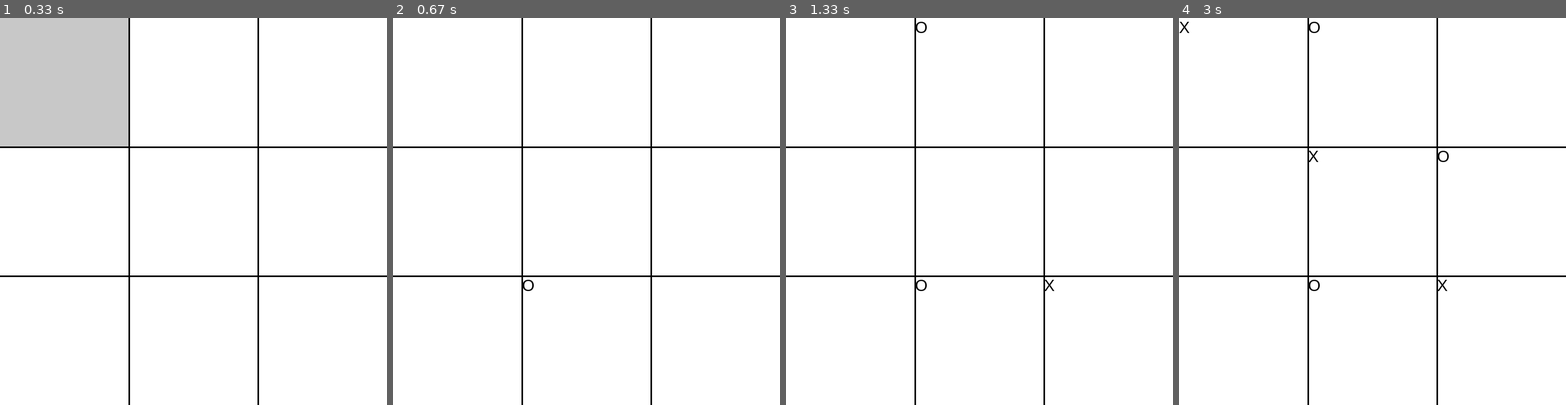
Above: before the commit, frames 1-4 (left to right).
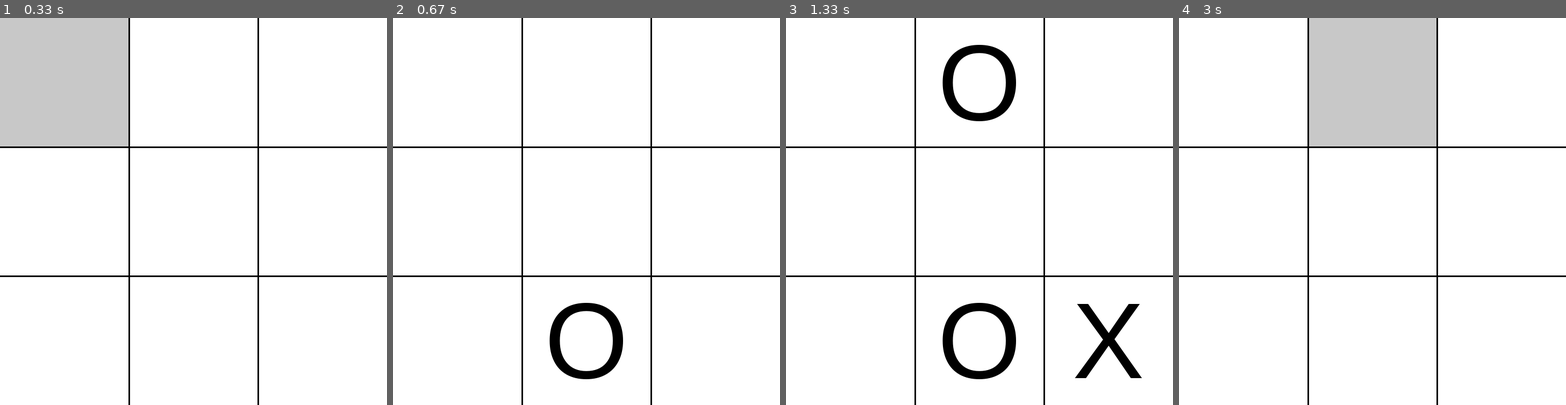
Above: after the commit, the same moments.

Repository: bridgerrholt/pygame-tic-tac-toe
Game: pygame game, started from main.py
Two runs of this game, one before a commit and one after it. Both use one fixed random seed, a clock stepped at 60 frames per second and the inputs below. The source is Python 2; it was converted automatically to run under Python 3.
Inputs (mouse positions are in pixels of both pictures, inside the frame that each line leads up to):
- Up to frame 1 (0.33 s): no input
- Up to frame 2 (0.67 s): press the mouse at (493, 215) at 0.37 s; move the mouse to (559, 257) at 0.47 s; release the mouse at (625, 296) at 0.6 s
- Up to frame 3 (1.33 s): click (1122, 346) at 0.72 s; click (987, 79) at 1.05 s
- Up to frame 4 (3 s): click (1372, 257) at 1.38 s; click (1449, 180) at 1.72 s; click (1225, 126) at 2.08 s; click (1507, 288) at 2.55 s; click (1415, 99) at 2.88 s

Frame 1 is identical in both runs. In frame 2, 1.4% of the frame differs, in the area x 33-60%, y 67-94%; in frame 3, 3.9%; in frame 4, 11%, in the area x 0-70%, y 0-71%.

Commit message:
Full functionality

Diff:
--- a/game_board.py
+++ b/game_board.py
@@ -32,7 +32,12 @@
 		self.playerFirst = 1
 		self.playerTurn = self.playerFirst
 
-		self.font = pygame.font.SysFont("arial", 30)
+		self.font = pygame.font.SysFont("arial", 200)
+		self.winFont = pygame.font.SysFont("arial", 100)
+
+		self.screen = 0
+		self.over = False
+		self.winner = 0
 
 
 
@@ -55,40 +60,79 @@
 
 
 	def update(self):
-		mouseX, mouseY = self.eventHandler.mouse.x, self.eventHandler.mouse.y
-
-		if (mouseX >= self.x and mouseX <= self.linePositions[0][2]) or \
-		   (mouseY >= self.y and mouseY <= self.linePositions[1][2]):
-			tileX, tileY = 0, 0
-
-			if mouseY < self.linePositions[1][0]:
-				tileY = 0
-			elif mouseY < self.linePositions[1][1]:
-				tileY = 1
+		if self.screen == 0:
+			mouseX, mouseY = self.eventHandler.mouse.x, self.eventHandler.mouse.y
+
+			if (mouseX >= self.x and mouseX <= self.linePositions[0][2]) or \
+			   (mouseY >= self.y and mouseY <= self.linePositions[1][2]):
+				tileX, tileY = 0, 0
+
+				if mouseY < self.linePositions[1][0]:
+					tileY = 0
+				elif mouseY < self.linePositions[1][1]:
+					tileY = 1
+				else:
+					tileY = 2
+
+				if mouseX < self.linePositions[0][0]:
+					tileX = 0
+				elif mouseX < self.linePositions[0][1]:
+					tileX = 1
+				else:
+					tileX = 2
+
+				self.squareHover = (True, (tileY, tileX))
+
 			else:
-				tileY = 2
-
-			if mouseX < self.linePositions[0][0]:
-				tileX = 0
-			elif mouseX < self.linePositions[0][1]:
-				tileX = 1
-			else:
-				tileX = 2
-
-			self.squareHover = (True, (tileY, tileX))
-
+				self.squareHover = (False, (0, 0))
+
+			if self.squareHover[0] and self.eventHandler.mouse.left.release:
+				if self.squares[self.squareHover[1][0]][self.squareHover[1][1]] == 0:
+					self.squares[self.squareHover[1][0]][self.squareHover[1][1]] = self.playerTurn
+
+					self.checkWin()
+					if self.over:
+						self.screen = 1
+						print "ay"
+
+					if self.playerTurn == 1:
+						self.playerTurn = 2
+					else:
+						self.playerTurn = 1
 		else:
-			self.squareHover = (False, (0, 0))
-
-		if self.squareHover[0] and self.eventHandler.mouse.left.release:
-			if self.squares[self.squareHover[1][0]][self.squareHover[1][1]] == 0:
-				self.squares[self.squareHover[1][0]][self.squareHover[1][1]] = self.playerTurn
-
-				if self.playerTurn == 1:
-					self.playerTurn = 2
-				else:
-					self.playerTurn = 1
-
+			if self.eventHandler.mouse.left.release:
+				if self.screen == 1:
+					self.over = False
+					self.winner = 0
+					self.squareHover = (False, (0, 0))
+					self.playerTurn = self.playerFirst
+					for i in range(len(self.squares)):
+						for j in range(len(self.squares[i])):
+							self.squares[i][j] = 0
+					self.screen = 2
+				else:
+					self.screen = 0
+
+	def checkWin(self):
+		for i in range(1, 3):
+			for j in range(0, 3):
+				if self.squares[j][0] == i and self.squares[j][1] == i and self.squares[j][2] == i:
+					self.over = True
+					self.winner = i
+					break
+				elif self.squares[0][j] == i and self.squares[1][j] == i and self.squares[2][j] == i:
+					self.over = True
+					self.winner = i
+					break
+
+			if self.over:
+				break
+
+			if (self.squares[0][0] == i and self.squares[1][1] == i and self.squares[2][2] == i) or \
+			   (self.squares[2][0] == i and self.squares[1][1] == i and self.squares[0][2] == i):
+				self.over = True
+				self.winner = i
+				break
 
 
 	def drawSquares(self):
@@ -111,16 +155,22 @@
 				pygame.draw.rect(self.mainSurface, color, rect)
 
 				if square != 0:
-					if square == self.playerFirst:
-						toBlit = self.font.render("O", True, self.lineColor)
-					else:
-						toBlit = self.font.render("X", True, self.lineColor)
-					self.mainSurface.blit(toBlit, rect)
+					self.drawMarker(square, (rect.x, rect.y))
 
 				x += 1
 
 			y += 1
 			x  = 0
+
+	def drawMarker(self, square, pos):
+		if square == self.playerFirst:
+			toBlit = self.font.render("O", True, self.lineColor)
+		else:
+			toBlit = self.font.render("X", True, self.lineColor)
+		pos = (
+			pos[0] + self.squareSideLength/2.0 - toBlit.get_width()/2.0,
+			pos[1] + self.squareSideLength/2.0 - toBlit.get_height()/2.0)
+		self.mainSurface.blit(toBlit, pos)
 
 
 
@@ -128,22 +178,29 @@
 		pygame.draw.rect(self.mainSurface, self.backColor,
 			(self.x, self.y, self.fullLength, self.fullLength))
 
-		self.drawSquares()
-
-		# Horizontal lines.
-		pygame.draw.line(self.mainSurface, self.lineColor,
-			(self.x,                   self.linePositions[1][0]),
-			(self.linePositions[0][2], self.linePositions[1][0]), self.lineThickness)
-
-		pygame.draw.line(self.mainSurface, self.lineColor,
-			(self.x,                   self.linePositions[1][1]),
-			(self.linePositions[0][2], self.linePositions[1][1]), self.lineThickness)
-
-		# Vertical lines.
-		pygame.draw.line(self.mainSurface, self.lineColor,
-			(self.linePositions[0][0], self.y),
-			(self.linePositions[0][0], self.linePositions[1][2]), self.lineThickness)
-
-		pygame.draw.line(self.mainSurface, self.lineColor,
-			(self.linePositions[0][1], self.y),
-			(self.linePositions[0][1], self.linePositions[1][2]), self.lineThickness)
+		if self.screen != 2:
+			self.drawSquares()
+
+			# Horizontal lines.
+			pygame.draw.line(self.mainSurface, self.lineColor,
+				(self.x,                   self.linePositions[1][0]),
+				(self.linePositions[0][2], self.linePositions[1][0]), self.lineThickness)
+
+			pygame.draw.line(self.mainSurface, self.lineColor,
+				(self.x,                   self.linePositions[1][1]),
+				(self.linePositions[0][2], self.linePositions[1][1]), self.lineThickness)
+
+			# Vertical lines.
+			pygame.draw.line(self.mainSurface, self.lineColor,
+				(self.linePositions[0][0], self.y),
+				(self.linePositions[0][0], self.linePositions[1][2]), self.lineThickness)
+
+			pygame.draw.line(self.mainSurface, self.lineColor,
+				(self.linePositions[0][1], self.y),
+				(self.linePositions[0][1], self.linePositions[1][2]), self.lineThickness)
+
+		else:
+			toBlit = self.winFont.render("Player " + str(self.winner) + " wins!", True, self.lineColor)
+			self.mainSurface.blit(toBlit, (
+				self.mainSurface.get_width()/2.0 - toBlit.get_width()/2.0,
+				100))
